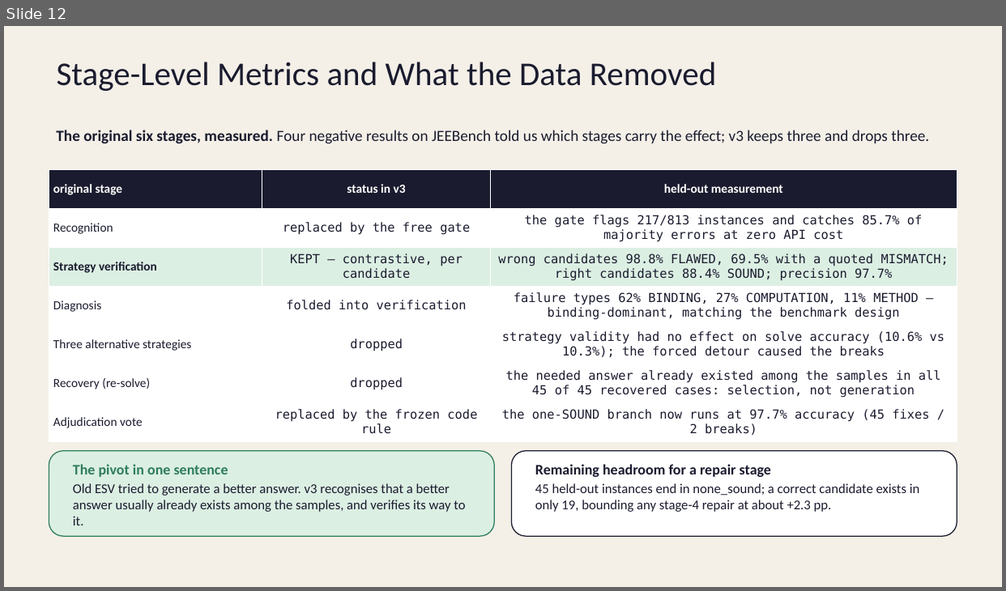
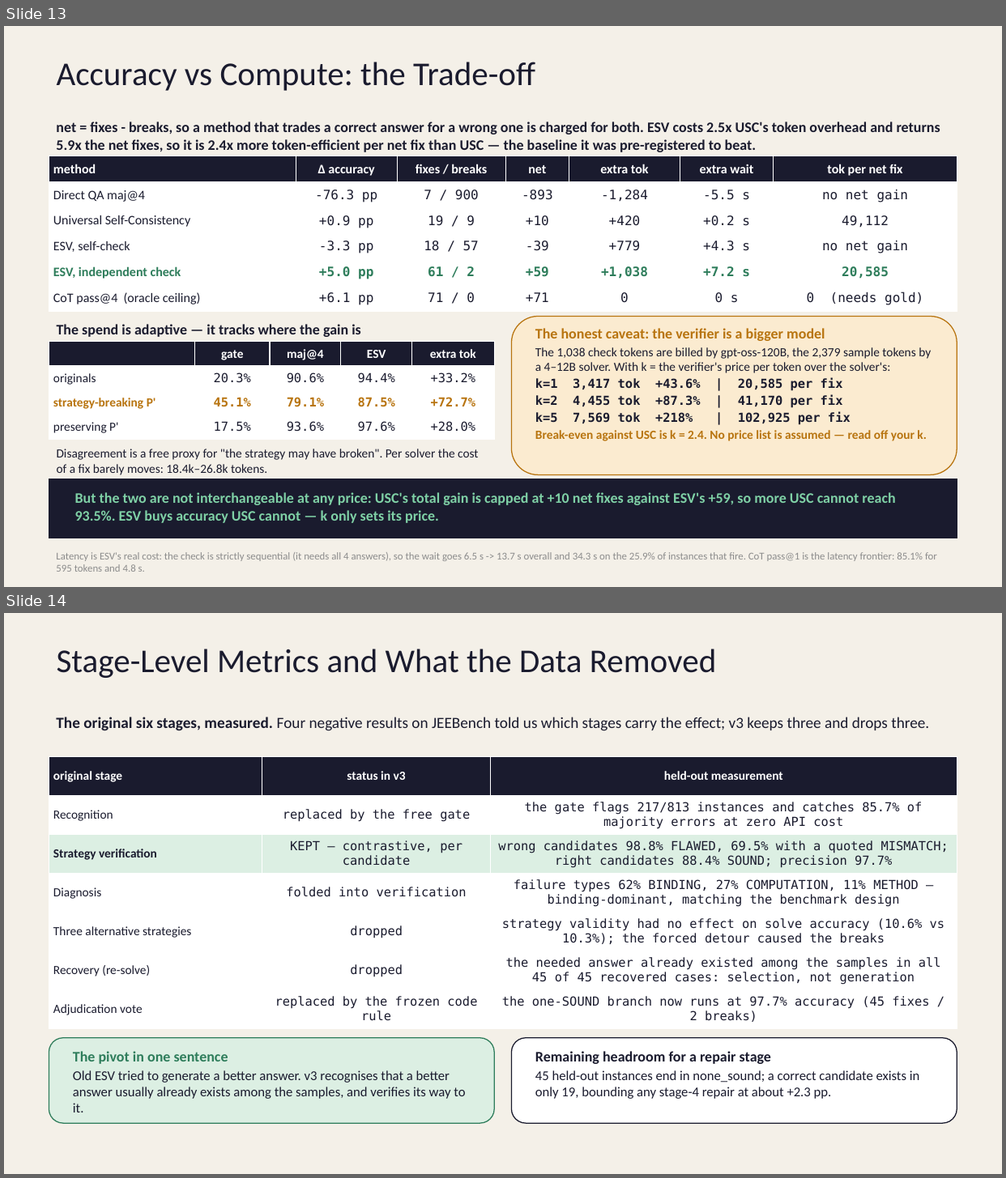
Before and after one commit to StellarDrift15/RAEN_structural-perturbations-esv, a slide deck: presentation/ESV_Project_Proposal_v3.pptx. Shown one above the other, each under a label of ours: slide 12 before the commit, slides 13 and 14 after it. The pictures are 1006x591 and 1006x1178 pixels, drawn with LibreOffice and Linux fonts; fonts in the diff are those of the drawing. Boxes give left, top, right and bottom in pixels: in the first picture for what was removed or moved away, otherwise in the second. Text is boxed around its words. In the diff, an @@ line names an element or a change of style, - is before the commit and + after.

Commit message:
added compute metrics

```diff
--- a/presentation/ESV_Project_Proposal_v3.pptx
+++ b/presentation/ESV_Project_Proposal_v3.pptx
@@ slide 13 added at (4,26,1002,587), background #F4F0E8 @@
@@ title added at (57,62,535,91), 32 pt, text #1A1B2E @@
+Accuracy vs Compute: the Trade-off
@@ text added at (56,122,940,152), 14 pt, text #1A1B2E, bold @@
+net = fixes - breaks, so a method that trades a correct answer for a wrong one is charged for both. ESV costs 2.5x USC's token overhead and returns 5.9x the net fixes, so it is 2.4x more token-efficient per net fix than USC — the baseline it was pre-registered to beat.
@@ table added at (49,156,957,311), 6 rows, 7 columns @@
+method | Δ accuracy | fixes / breaks | net | extra tok | extra wait | tok per net fix
+Direct QA maj@4 | -76.3 pp | 7 / 900 | -893 | -1,284 | -5.5 s | no net gain
+Universal Self-Consistency | +0.9 pp | 19 / 9 | +10 | +420 | +0.2 s | 49,112
+ESV, self-check | -3.3 pp | 18 / 57 | -39 | +779 | +4.3 s | no net gain
+ESV, independent check | +5.0 pp | 61 / 2 | +59 | +1,038 | +7.2 s | 20,585
+CoT pass@4 (oracle ceiling) | +6.1 pp | 71 / 0 | +71 | 0 | 0 s | 0 (needs gold)
@@ rounded rectangle added at (512,317,957,476), fill #FBEBD0, outline #B8740F 1 pt @@
@@ text added at (57,324,361,337), 14 pt, text #1A1B2E, bold @@
+The spend is adaptive — it tracks where the gain is
@@ text added at (535,328,931,442), 12 pt, text #1A1B2E, bold @@
+The honest caveat: the verifier is a bigger model
+The 1,038 check tokens are billed by gpt-oss-120B, the 2,379 sample tokens by a 4–12B solver. With k = the verifier's price per token over the solver's:
+k=1 3,417 tok +43.6% | 20,585 per fix
+k=2 4,455 tok +87.3% | 41,170 per fix
+k=5 7,569 tok +218% | 102,925 per fix
+Break-even against USC is k = 2.4. No price list is assumed — read off your k.
@@ table added at (49,342,494,439), 4 rows, 5 columns @@
+ | gate | maj@4 | ESV | extra tok
+originals | 20.3% | 90.6% | 94.4% | +33.2%
+strategy-breaking P' | 45.1% | 79.1% | 87.5% | +72.7%
+preserving P' | 17.5% | 93.6% | 97.6% | +28.0%
@@ text added at (57,449,478,476), 12 pt, text #1A1B2E @@
+Disagreement is a free proxy for "the strategy may have broken". Per solver the cost of a fix barely moves: 18.4k–26.8k tokens.
@@ rectangle added at (49,480,957,538), fill #1A1B2E, outline #1A1B2E 1 pt @@
@@ text added at (75,493,895,523), 14 pt, text #7FD1A6, bold @@
+But the two are not interchangeable at any price: USC's total gain is capped at +10 net fixes against ESV's +59, so more USC cannot reach 93.5%. ESV buys accuracy USC cannot — k only sets its price.
@@ text added at (56,552,937,572), 10 pt, text #8C8C8C @@
+Latency is ESV's real cost: the check is strictly sequential (it needs all 4 answers), so the wait goes 6.5 s -> 13.7 s overall and 34.3 s on the 25.9% of instances that fire. CoT pass@1 is the latency frontier: 85.1% for 595 tokens and 4.8 s.
@@ what was slide 12 is now slide 14 @@
```
Also in this commit, not shown: 1 slide changed, 1 other slide added, 26 other files.
